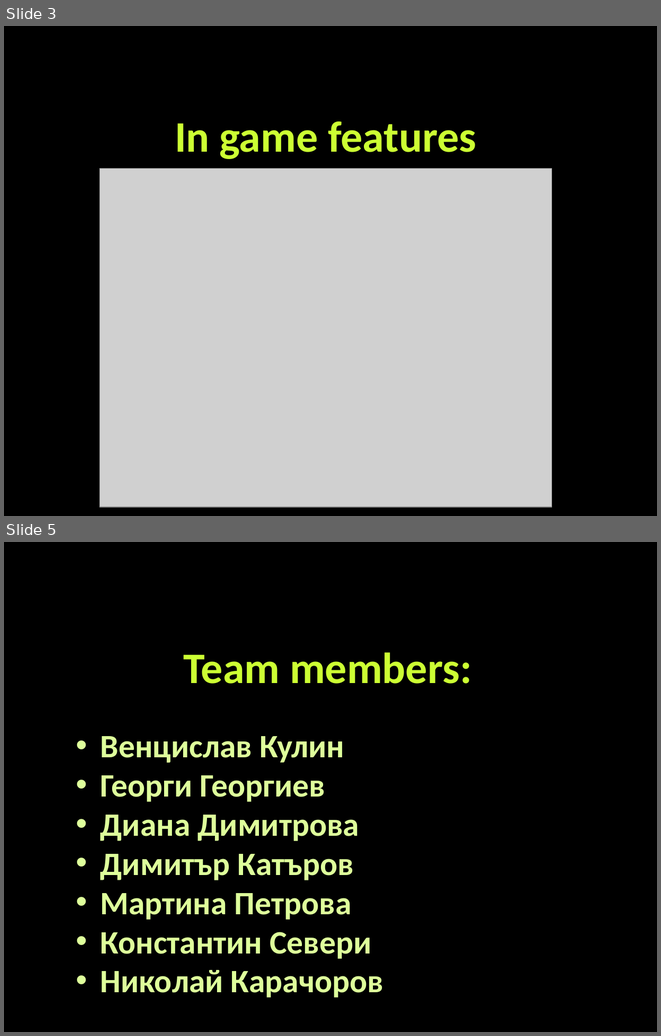
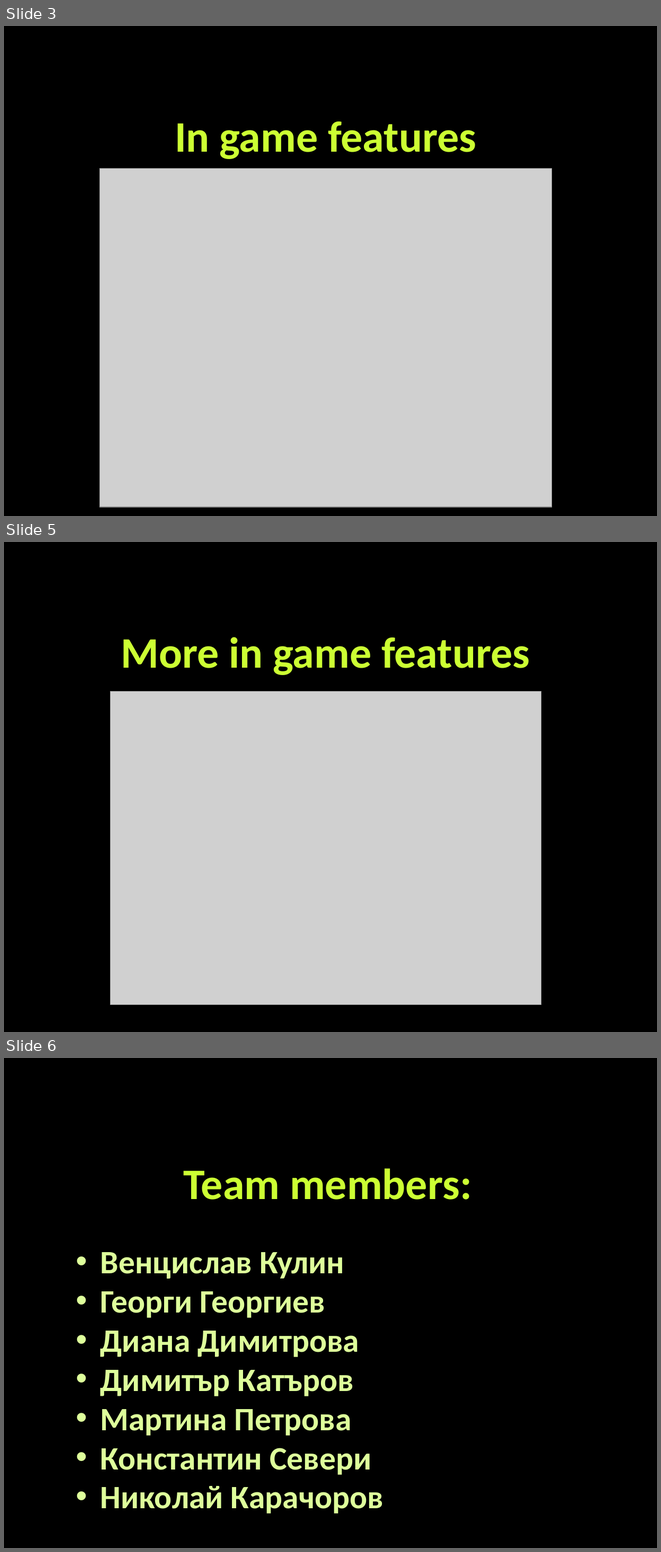
Before and after one commit to AgathaCristie/TeamProject, a slide deck: Documentation/AgathaChristie-RPG.pptx. Shown one above the other, each under a label of ours: slides 3 and 5 before the commit, slides 3, 5 and 6 after it; the slides between them are not shown. The pictures are 661x1036 and 661x1552 pixels, drawn with LibreOffice and Linux fonts; fonts in the diff are those of the drawing; grey boxes stand for pictures; background and template pictures are left out. Boxes give left, top, right and bottom in pixels: in the first picture for what was removed or moved away, otherwise in the second. Text is boxed around its words. In the diff, an @@ line names an element or a change of style, - is before the commit and + after.

```diff
--- a/Documentation/AgathaChristie-RPG.pptx
+++ b/Documentation/AgathaChristie-RPG.pptx
@@ slide 5 added at <box>4,542,657,1032</box>, background picture (left out) @@
@@ text added at <box>121,637,530,675</box>, 48 pt, text #CCFF33, bold @@
+More in game features
@@ picture added at <box>111,691,541,1005</box> @@
@@ what was slide 5 is now slide 6 @@
```
Also in this commit, not shown: 1 slide changed, 4 other files.
